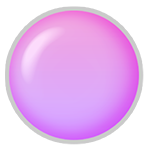
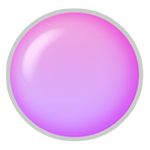
Before/after of a 150 × 150 layered artwork. What changed in the layer stack:
painted on "rice" over box(5, 6, 144, 145)
